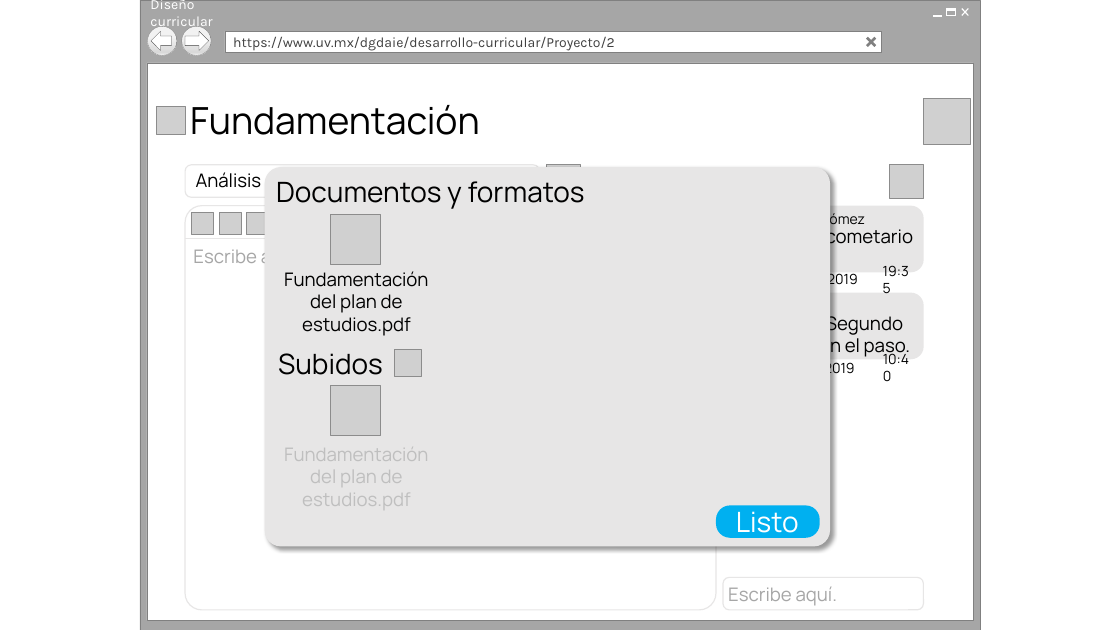
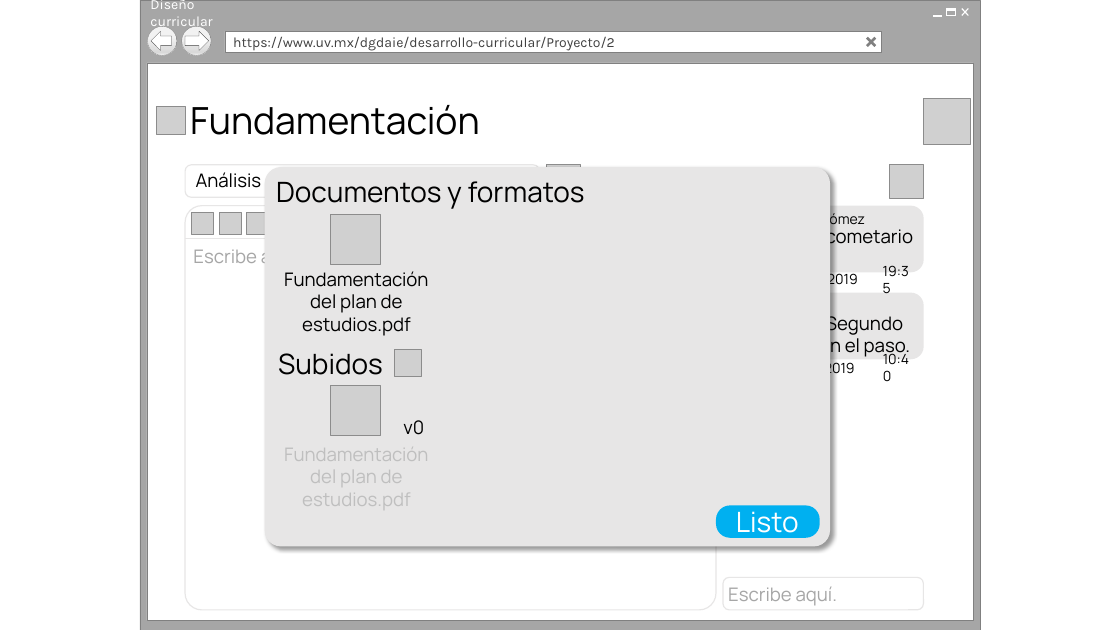
Before and after one commit to Senzho/DISENO_CURRICULAR_SS_05_2019, a slide deck: slide 11 of Diseño/Prototipos.pptx (slide 7 before the commit). Drawn at 1120x630 pixels with LibreOffice and Linux fonts; fonts in the diff are those of the drawing; grey boxes stand for pictures; background and template pictures are left out. Boxes give left, top, right and bottom in pixels: in the first picture for what was removed or moved away, otherwise in the second. Text is boxed around its words. In the diff, an @@ line names an element or a change of style, - is before the commit and + after.

```diff
--- a/Diseño/Prototipos.pptx
+++ b/Diseño/Prototipos.pptx
@@ text added at [403,420,424,435], 16 pt, text #000000 @@
+v0
```
Also in this commit, not shown: 5 other slides changed, 8 slides added, 1 other file.
